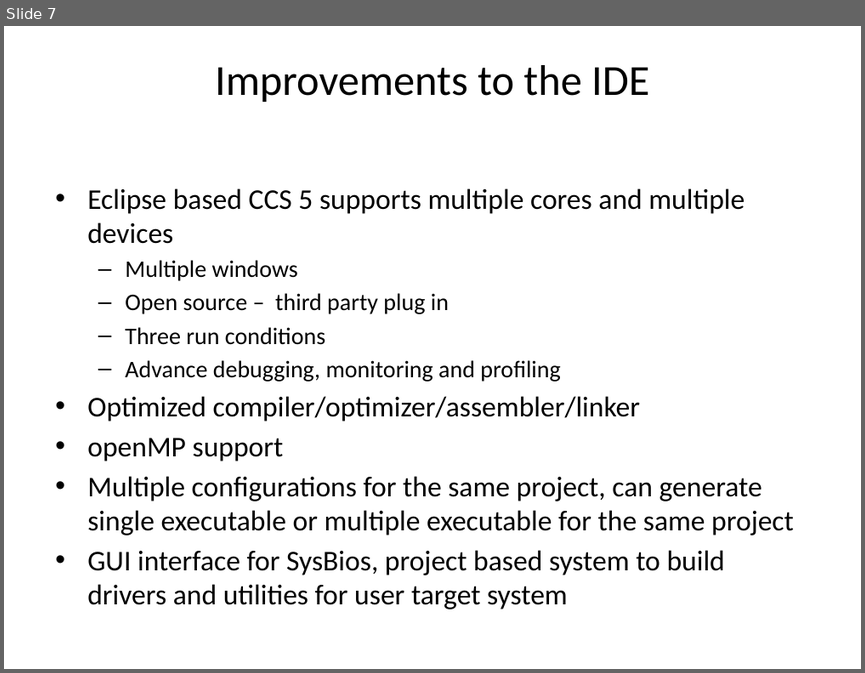
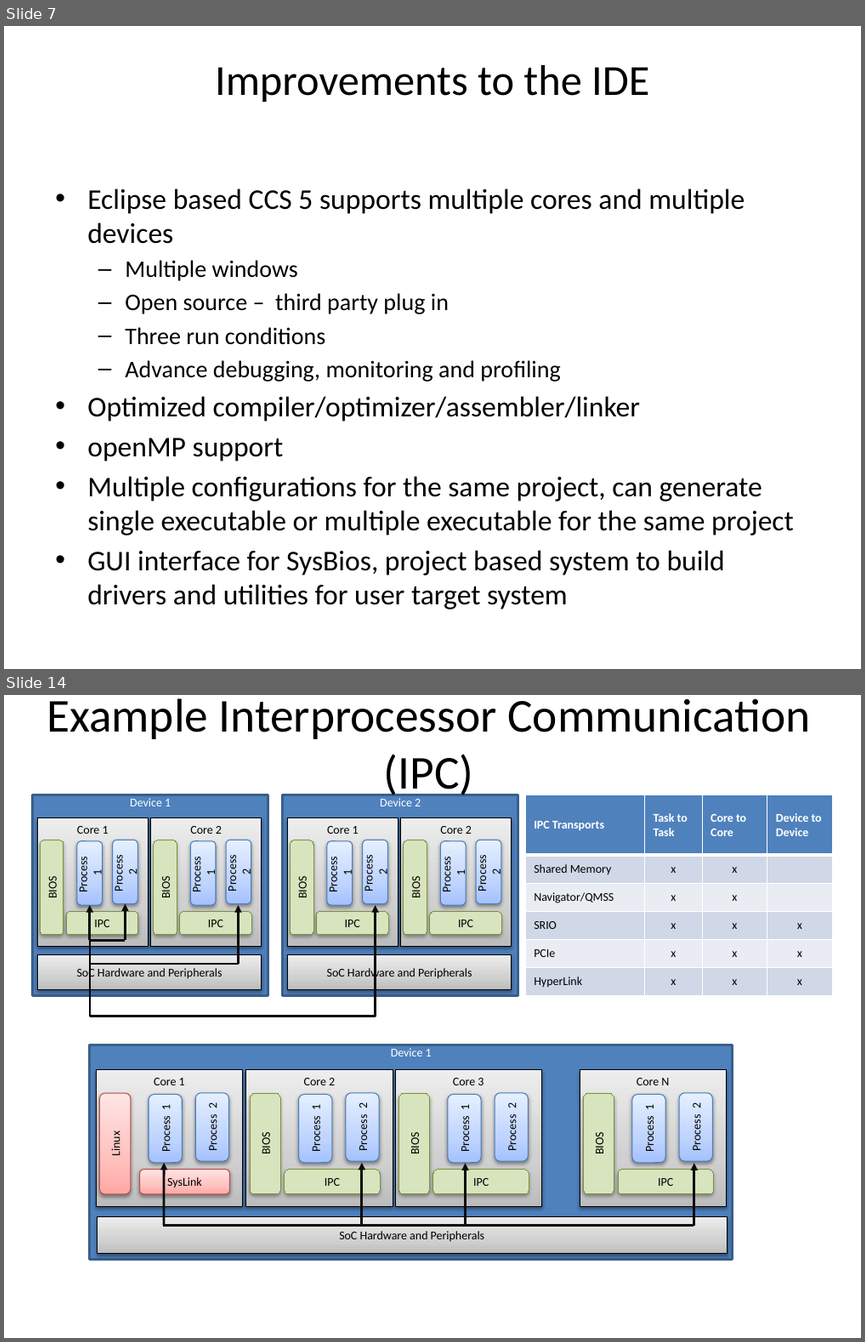
Before and after one commit to hari1989/keystone-workshop, a slide deck: preliminary/Introduction to KeyStone Software ECO.pptx. Shown one above the other, each under a label of ours: slide 7 before the commit, slides 7 and 14 after it; the slides between them are not shown. The pictures are 865x673 and 865x1342 pixels, drawn with LibreOffice and Linux fonts; fonts in the diff are those of the drawing. Boxes give left, top, right and bottom in pixels: in the first picture for what was removed or moved away, otherwise in the second. Text is boxed around its words. In the diff, an @@ line names an element or a change of style, - is before the commit and + after.

```diff
--- a/preliminary/Introduction to KeyStone Software ECO.pptx
+++ b/preliminary/Introduction to KeyStone Software ECO.pptx
@@ slide 14 added at <box>4,695,861,1338</box>, background #FFFFFF @@
@@ title added at <box>46,698,810,800</box>, 39.6 pt, text #000000 @@
+Example Interprocessor Communication (IPC)
@@ table added at <box>525,795,832,996</box>, 6 rows, 4 columns @@
+IPC Transports | Task to Task | Core to Core | Device to Device
+Shared Memory | x | x | 
+Navigator/QMSS | x | x | 
+SRIO | x | x | x
+PCIe | x | x | x
+HyperLink | x | x | x
@@ group added at <box>32,795,518,996</box>: 16 rounded rectangles, 8 rectangles @@
+Device 1
+SoC Hardware and Peripherals
+Core 1
+IPC
+Process 1
+Process 2
+BIOS
+Core 2
+IPC
+Process 1
+Process 2
+BIOS
+Device 2
+SoC Hardware and Peripherals
+Core 1
+IPC
+Process 1
+Process 2
+BIOS
+Core 2
+IPC
+Process 1
+Process 2
+BIOS
@@ arrow added from (90, 940) to (90, 905), #0D0D0D 2 pt @@
@@ arrow added from (125, 940) to (125, 904), #0D0D0D 2 pt @@
@@ arrow added from (238, 964) to (238, 905), #0D0D0D 2 pt @@
@@ arrow added from (375, 1016) to (375, 905), #0D0D0D 2 pt @@
@@ line added from (90, 940) to (125, 940), #0D0D0D 2 pt @@
@@ line added from (90, 940) to (90, 964), #000000 1.5 pt @@
@@ line added from (90, 964) to (90, 1016), #000000 1.5 pt @@
@@ line added from (90, 964) to (239, 964), #0D0D0D 2 pt @@
@@ line added from (90, 1015) to (375, 1015), #0D0D0D 2 pt @@
@@ group added at <box>90,1044,732,1259</box>: 16 rounded rectangles, 6 rectangles, 4 arrows, 1 line @@
+Device 1
+SoC Hardware and Peripherals
+Core 1
+SysLink
+Process 1
+Process 2
+Linux
+Core 2
+IPC
+Process 1
+Process 2
+BIOS
+Core 3
+IPC
+Process 1
+Process 2
+BIOS
+Core N
+IPC
+Process 1
+Process 2
+BIOS
```
Also in this commit, not shown: 1 slide changed, 10 other slides added, 1 slide removed.
